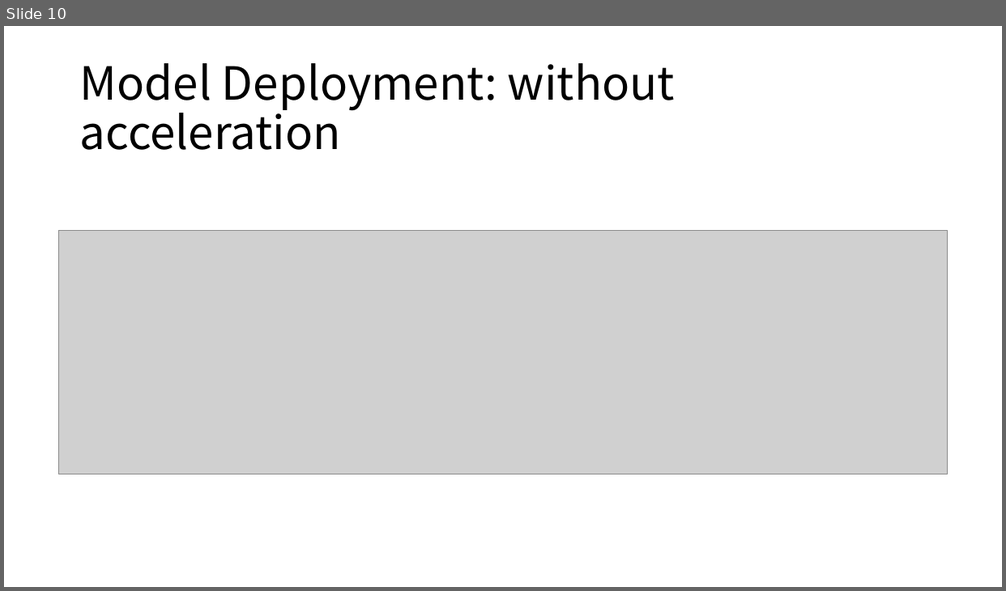
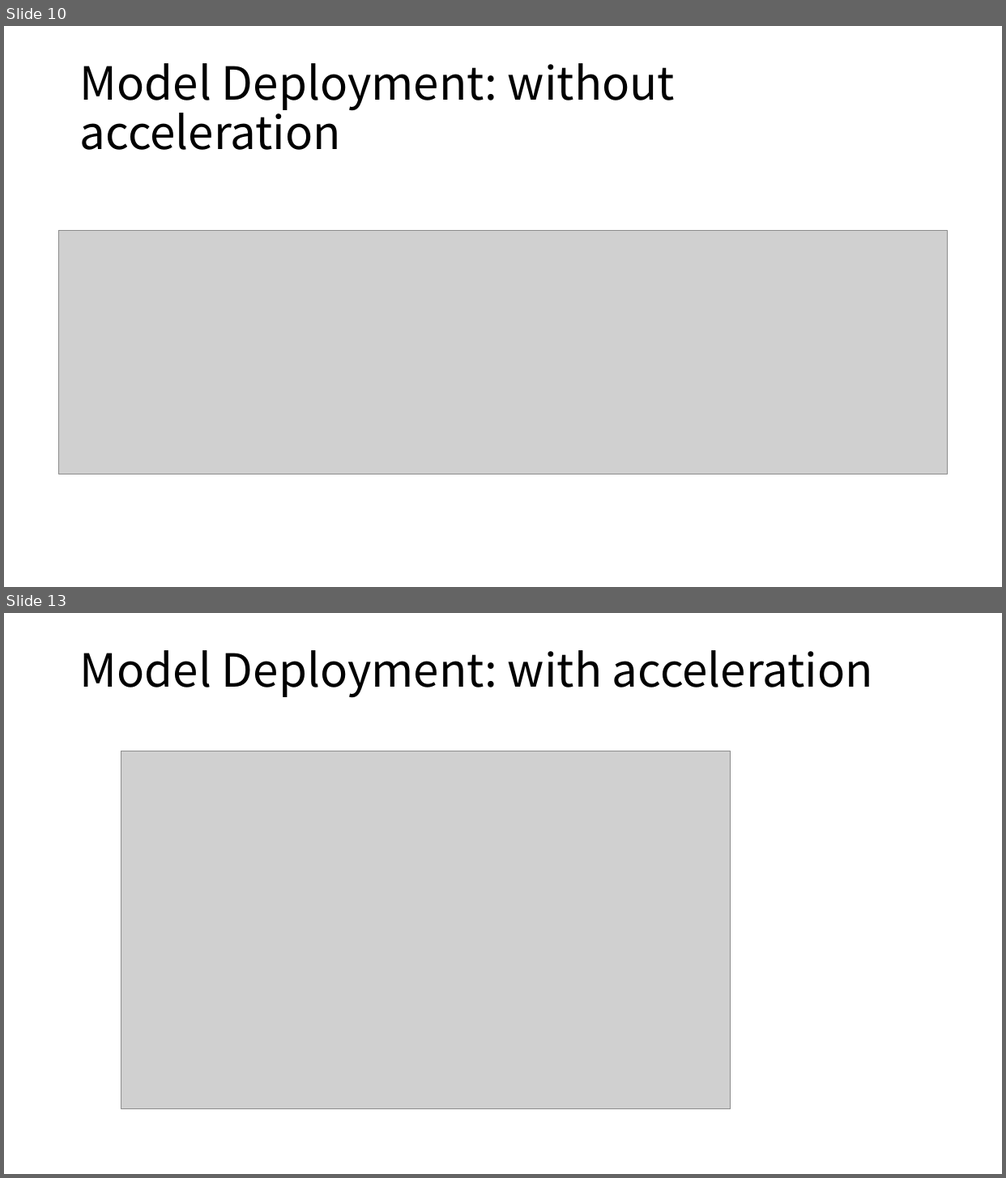
Before and after one commit to hplp/ai-hardware-project-6501-group1, a slide deck: Handwriting Recognition.pptx. Shown one above the other, each under a label of ours: slide 10 before the commit, slides 10 and 13 after it; the slides between them are not shown. The pictures are 1006x591 and 1006x1178 pixels, drawn with LibreOffice and Linux fonts; fonts in the diff are those of the drawing; grey boxes stand for pictures. Boxes give left, top, right and bottom in pixels: in the first picture for what was removed or moved away, otherwise in the second. Text is boxed around its words. In the diff, an @@ line names an element or a change of style, - is before the commit and + after.

```diff
--- a/Handwriting Recognition.pptx
+++ b/Handwriting Recognition.pptx
@@ slide 13 added at <box>4,613,1002,1174</box>, background #FFFFFF @@
@@ title added at <box>80,650,873,698</box>, 44 pt, text #000000 @@
+Model Deployment: with acceleration
@@ picture added at <box>121,752,731,1110</box> @@
```
Also in this commit, not shown: 3 slides changed.
